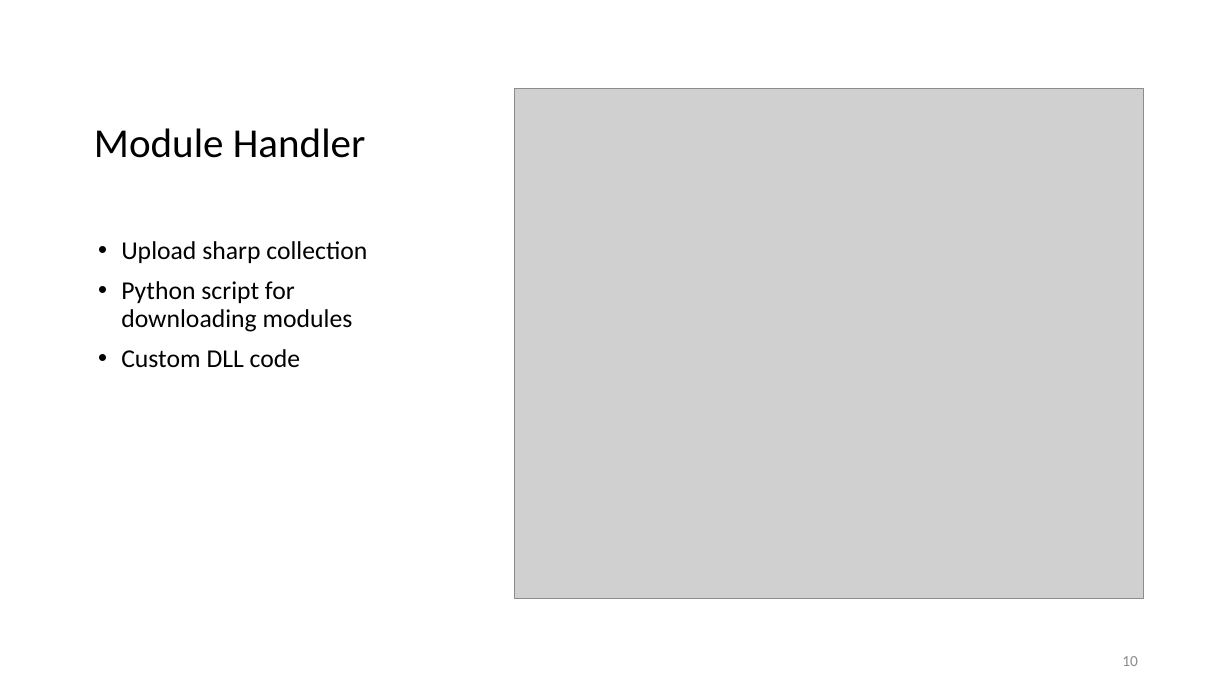
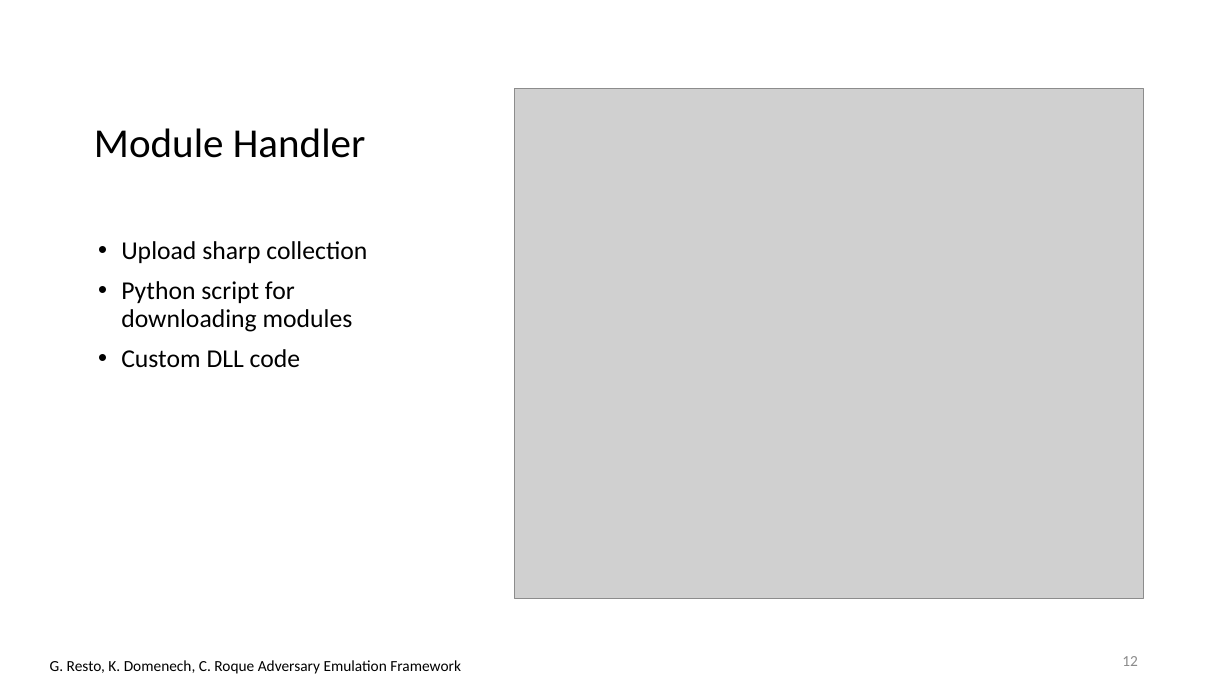
Before and after one commit to racoten/Capstone, a slide deck: slide 12 of Design/Capstone 2 Presentation.pptx (slide 10 before the commit). Drawn at 1232x693 pixels with LibreOffice and Linux fonts; fonts in the diff are those of the drawing; grey boxes stand for pictures. Boxes give left, top, right and bottom in pixels: in the first picture for what was removed or moved away, otherwise in the second. Text is boxed around its words. In the diff, an @@ line names an element or a change of style, - is before the commit and + after.

```diff
--- a/Design/Capstone 2 Presentation.pptx
+++ b/Design/Capstone 2 Presentation.pptx
@@ page number at [1122, 656, 1138, 666]: text changed @@
-10
+12
@@ text added at [50, 660, 461, 674], 12 pt, text #000000 @@
+G. Resto, K. Domenech, C. Roque Adversary Emulation Framework
```
Also in this commit, not shown: 10 other slides changed, 3 slides added, 28 other files.
